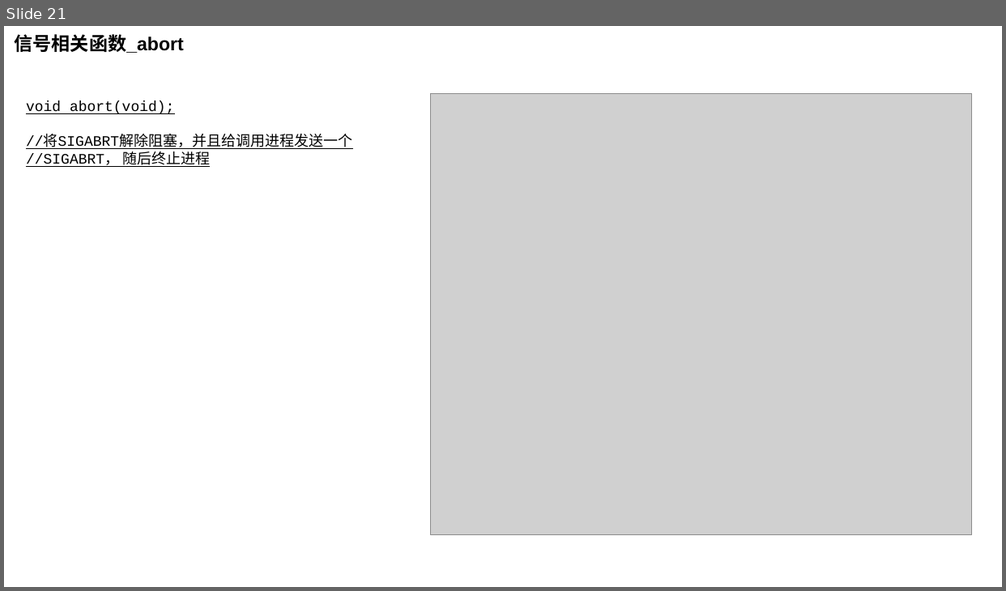
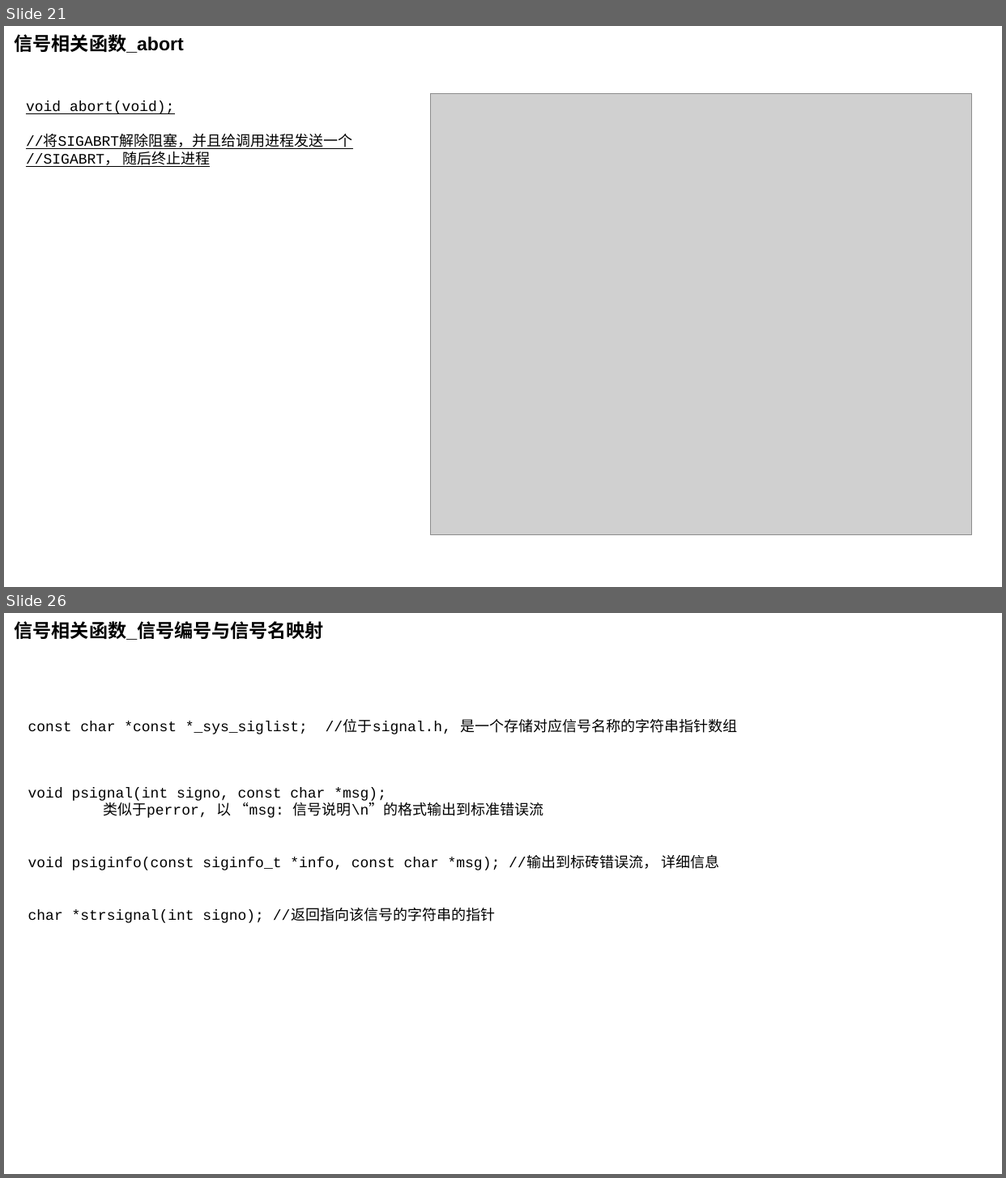
Before and after one commit to zhaosonggo/APUE, a slide deck: 信号.pptx. Shown one above the other, each under a label of ours: slide 21 before the commit, slides 21 and 26 after it; the slides between them are not shown. The pictures are 1006x591 and 1006x1178 pixels, drawn with LibreOffice and Linux fonts; fonts in the diff are those of the drawing; grey boxes stand for pictures. Boxes give left, top, right and bottom in pixels: in the first picture for what was removed or moved away, otherwise in the second. Text is boxed around its words. In the diff, an @@ line names an element or a change of style, - is before the commit and + after.

```diff
--- a/信号.pptx
+++ b/信号.pptx
@@ slide 26 added at (4, 613, 1002, 1174), background #FFFFFF @@
@@ text added at (15, 621, 324, 640), 18 pt, text #000000, bold @@
+信号相关函数_信号编号与信号名映射
@@ text added at (28, 719, 737, 735), 14 pt, text #000000 @@
+const char *const *_sys_siglist; //位于signal.h, 是一个存储对应信号名称的字符串指针数组
@@ text added at (28, 787, 720, 923), 14 pt, text #000000 @@
+void psignal(int signo, const char *msg);
+类似于perror, 以 “msg: 信号说明\n”的格式输出到标准错误流
+void psiginfo(const siginfo_t *info, const char *msg); //输出到标砖错误流， 详细信息
+char *strsignal(int signo); //返回指向该信号的字符串的指针
```
Also in this commit, not shown: 4 other slides added, 1 slide removed, 8 other files.
